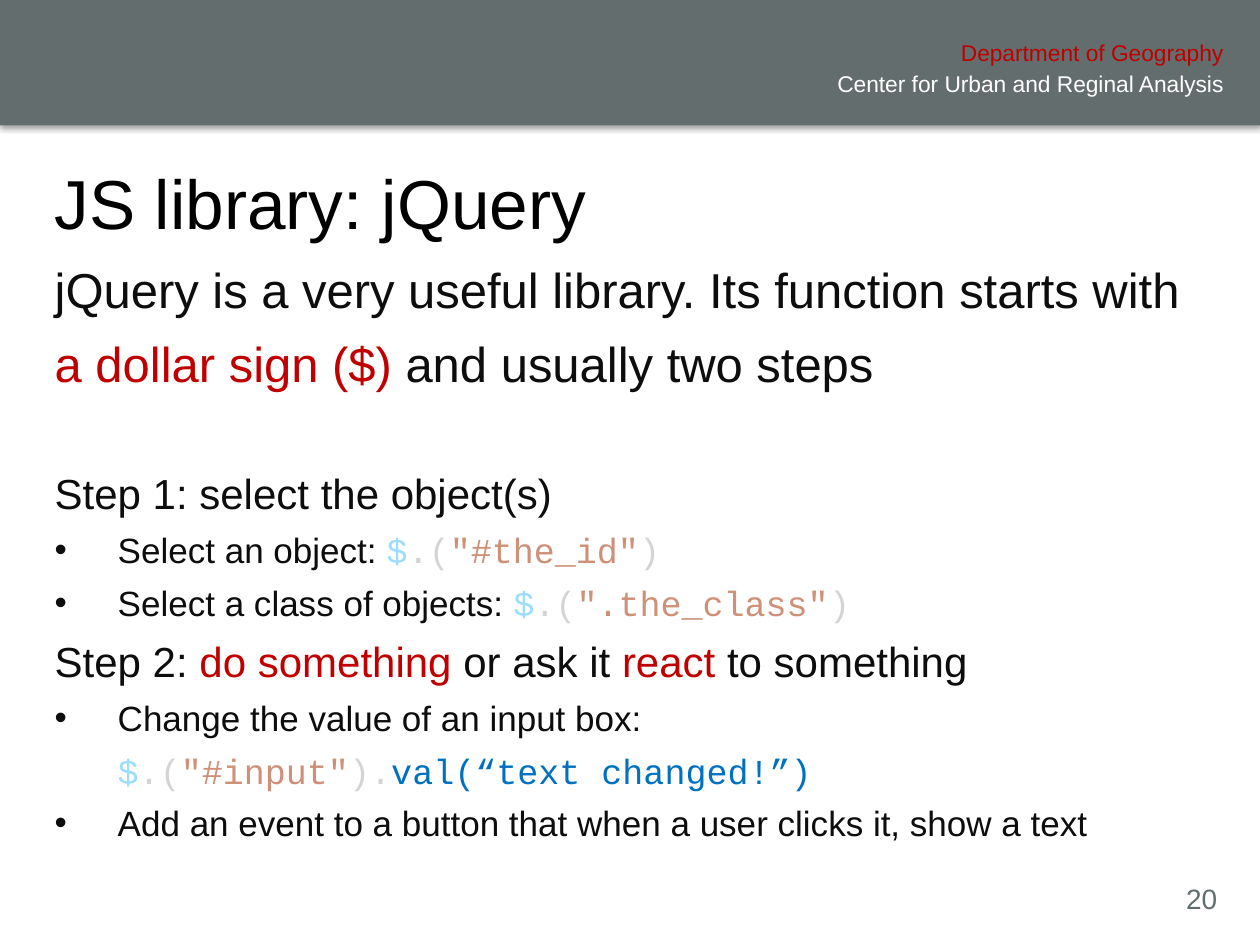
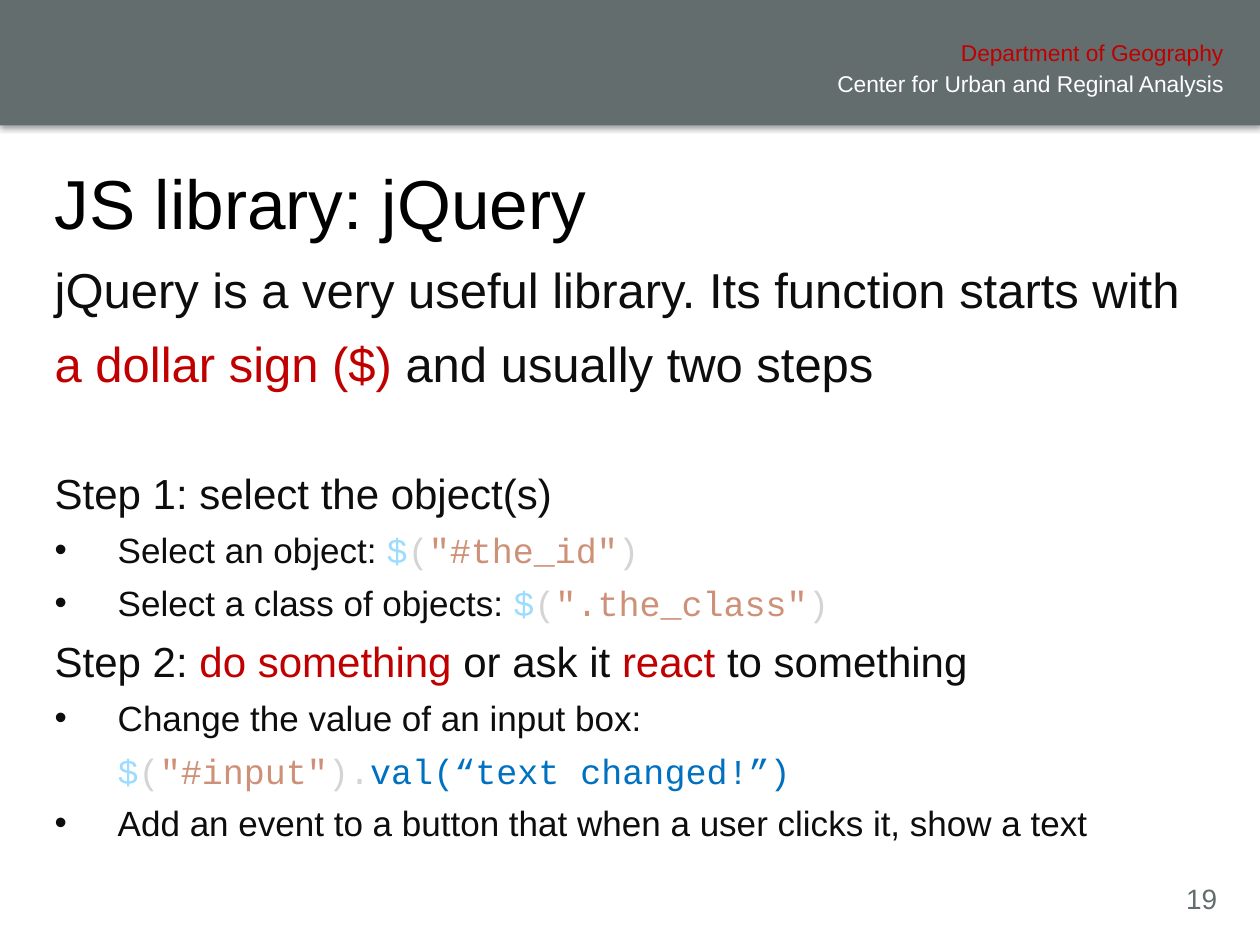
Before and after one commit to xiaohuiliugis/UCGIS-Fullstack-Geovisualization-Workshop, a slide deck: slide 19 of doc/presentation.pptx (slide 20 before the commit). Drawn at 1260x945 pixels with LibreOffice and Linux fonts; fonts in the diff are those of the drawing; background and template pictures are left out. Boxes give left, top, right and bottom in pixels: in the first picture for what was removed or moved away, otherwise in the second. Text is boxed around its words. In the diff, an @@ line names an element or a change of style, - is before the commit and + after.

```diff
--- a/doc/presentation.pptx
+++ b/doc/presentation.pptx
@@ text at (118, 537, 829, 623): text changed @@
-• Select an object: $.("#the_id")
-• Select a class of objects: $.(".the_class")
+• Select an object: $("#the_id")
+• Select a class of objects: $(".the_class")
@@ text at (118, 759, 790, 792): text changed @@
-$.("#input").val(“text changed!”)
+$("#input").val(“text changed!”)
@@ page number at (1186, 889, 1217, 909): text changed @@
-20
+19
```
Also in this commit, not shown: 6 other slides changed, 1 slide removed, 2 other files.
